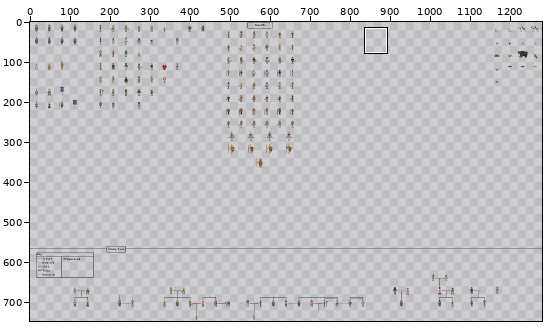
Edited in one commit: sprite sheet (Assets/Development/Dev_Characters/CharacterSheet.png). The picture above shows the old version from afar; the outline marks the close-up.
Close-up. First the earlier version:
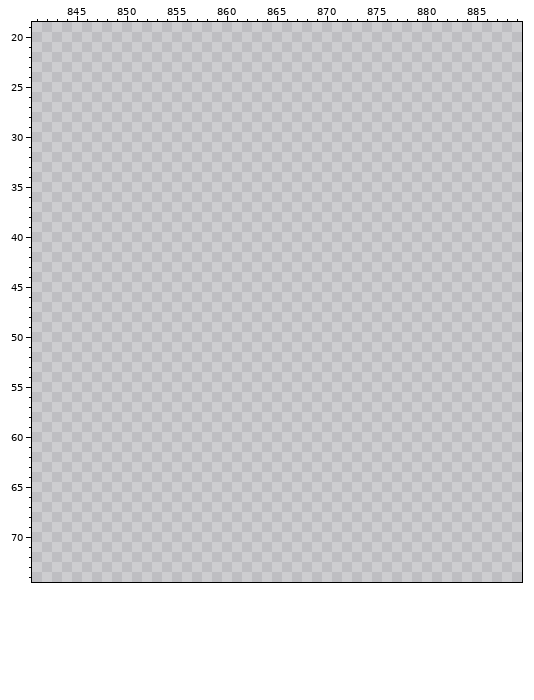
The file is 1280x1280 pixels. Colours within 5 levels of each other are drawn and written as one. Shown: x 841..889, y 19..74. The wide view leaves out empty margins. The commit also changed other parts of the picture, which this record leaves out.
The result:
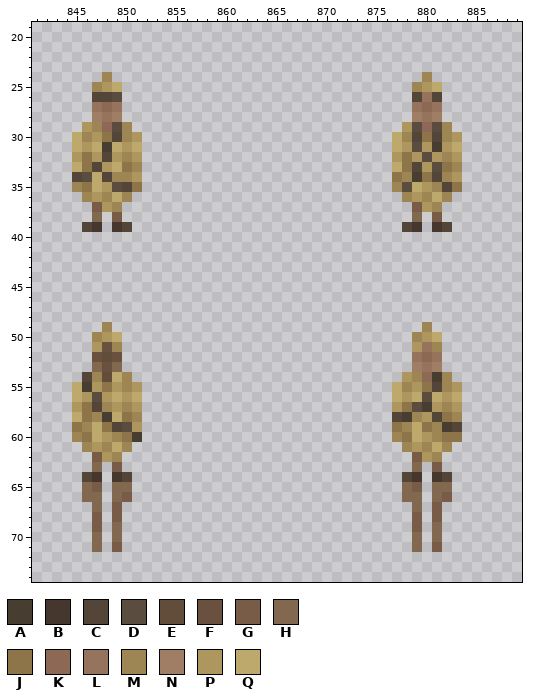
Palette (. is transparent): A #483d31  B #45372d  C #534639  D #5a4c3f  E #614d39  F #6a503e  G #785c47  H #82684e  J #8e7449  K #8d6955  L #95735d  M #9e8654  N #a07e65  P #ae975f  Q #bda96b
Diff:
@@ x 841..889 @@
 23 .................................................
-24 .................................................
-25 .................................................
-26 .................................................
-27 .................................................
-28 .................................................
-29 .................................................
-30 .................................................
-31 .................................................
-32 .................................................
-33 .................................................
-34 .................................................
-35 .................................................
-36 .................................................
-37 .................................................
-38 .................................................
-39 .................................................
+24 .......M...............................M.........
+25 ......MPQ.............................MPQ........
+26 ......CCD.............................CLC........
+27 ......LKL.............................LKL........
+28 ......NLN.............................NLN........
+29 .....PMKDM...........................PDKDM.......
+30 ....QMPJCMP.........................QMCJCMP......
+31 ....QPQAQPQ.........................QPDPAPQ......
+32 ....PJPCPMP.........................PJPDPMP......
+33 ....QJCPQJM.........................QJCPDJM......
+34 ....CDQCMMP.........................JMAJCMP......
+35 ....MJQPDCJ.........................MDQPMCJ......
+36 .....MPMQM...........................MPMQM.......
+37 ......GPM.............................GPM........
+38 ......H.G.............................H.G........
+39 .....CB.BC...........................CB.BC.......
 40 .................................................
@@ x 841..889 @@
 48 .................................................
-49 .................................................
-50 .................................................
-51 .................................................
-52 .................................................
-53 .................................................
-54 .................................................
-55 .................................................
-56 .................................................
-57 .................................................
-58 .................................................
-59 .................................................
-60 .................................................
-61 .................................................
-62 .................................................
-63 .................................................
-64 .................................................
-65 .................................................
-66 .................................................
-67 .................................................
-68 .................................................
-69 .................................................
-70 .................................................
-71 .................................................
+49 .......M...............................M.........
+50 ......MPQ.............................MPQ........
+51 ......PFM.............................PLM........
+52 ......FEF.............................LKL........
+53 ......HFH.............................NLN........
+54 .....CMEQM...........................PMKAM.......
+55 ....QAPJPMP.........................QMPJCMP......
+56 ....QPDPQPQ.........................QPQDQPQ......
+57 ....PJCMPMP.........................PJDAPMP......
+58 ....QJMAQJM.........................CAMPCJM......
+59 ....JMQJCDP.........................JMQJMAC......
+60 ....MJQPMJA.........................MJQPMJJ......
+61 .....MPMQM...........................MPMQM.......
+62 ......GPM.............................GPM........
+63 ......H.G.............................H.G........
+64 .....CB.BC...........................CB.BC.......
+65 .....HG.HH...........................HG.HH.......
+66 .....HH.HG...........................HH.HG.......
+67 ......H.G.............................H.G........
+68 ......G.G.............................G.G........
+69 ......G.H.............................G.H........
+70 ......H.H.............................H.H........
+71 ......H.G.............................H.G........
 72 .................................................
Where, in picture pixels (left, top, right, bottom), the same in both close-ups:
added: (72, 72, 142, 232)
added: (392, 72, 462, 232)
added: (72, 322, 142, 552)
added: (392, 322, 462, 552)
